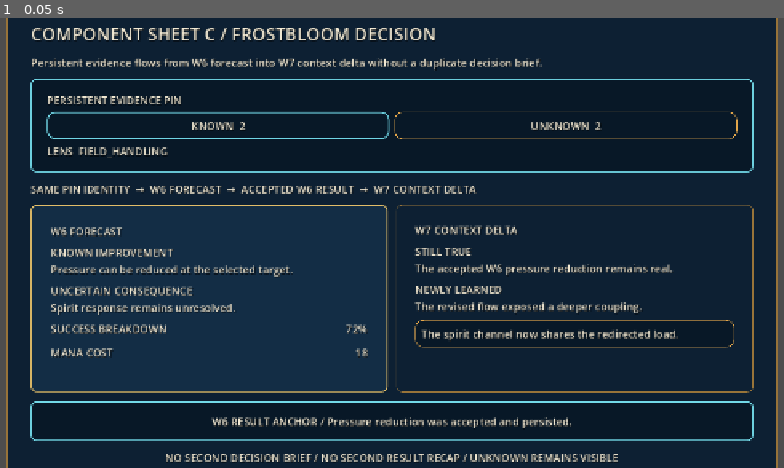
Above: before the commit, frame 1.
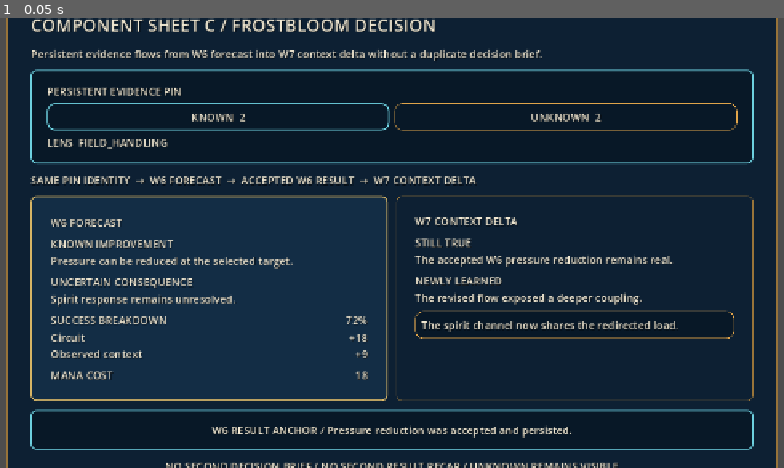
Above: after the commit, the same moment.

Repository: alsdmlals4-eng/GRIMOIRE-
Game: Godot game, scene res://src/ui/component_sheets/component_sheet_c_frostbloom_decision.tscn
Two runs of this game, one before a commit and one after it. Both use one fixed random seed, a clock stepped at 60 frames per second and the inputs below. This scene is started directly instead of the project's main scene.
Inputs:
- Up to frame 1 (0.05 s): no input

The runs differ from the first frame. In frame 1, 19% of the frame differs, in the area x 3-97%, y 0-100%.
Error before the commit: Invalid access to property or key 'theme_override_constants' on a base object of type 'HBoxContainer'. (res://src/ui/components/forecast_card.gd:49)

Commit message:
fix(ui): use supported container theme override

Diff:
--- a/src/ui/components/forecast_card.gd
+++ b/src/ui/components/forecast_card.gd
@@ -46,7 +46,7 @@
         child.free()
     for row in _breakdown_rows:
         var line := HBoxContainer.new()
-        line.theme_override_constants.separation = 8
+        line.add_theme_constant_override("separation", 8)
         var label := Label.new()
         label.text = str(row.get("label", ""))
         label.size_flags_horizontal = Control.SIZE_EXPAND_FILL
